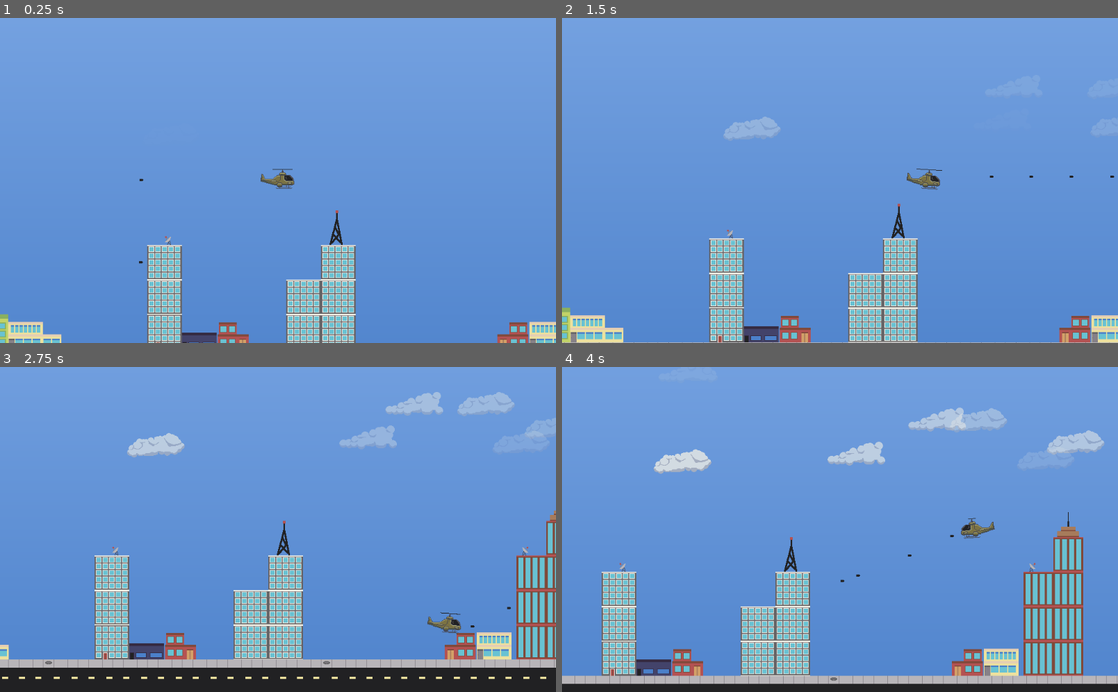
Above: before the commit, frames 1-4 (two rows, left to right).
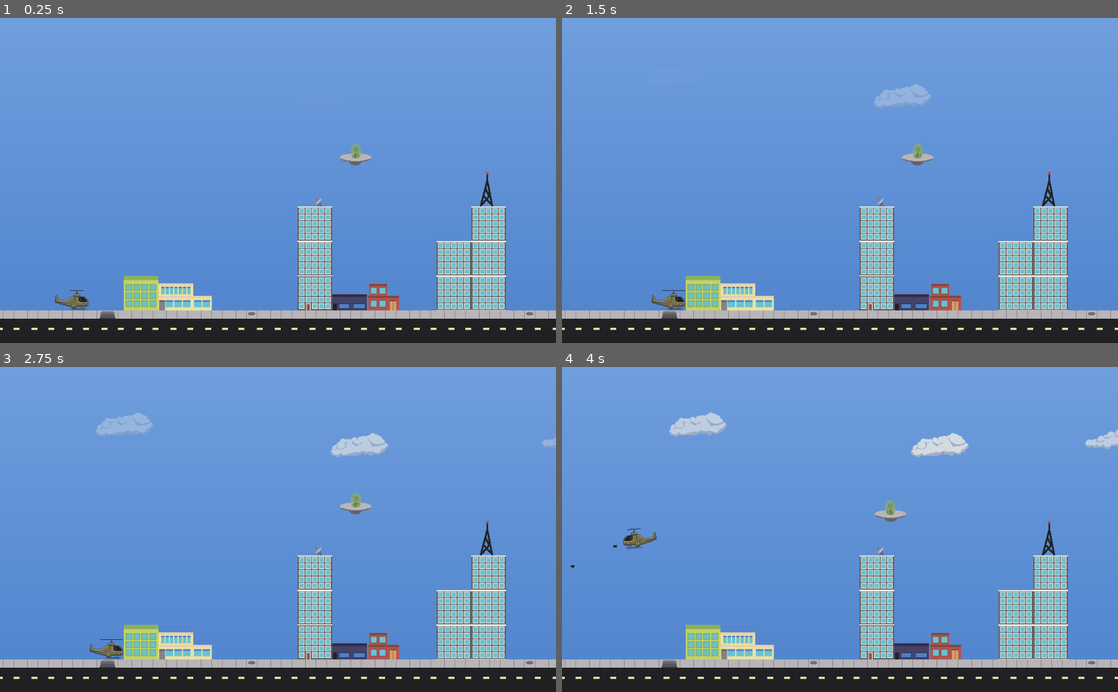
Above: after the commit, the same moments.

Repository: CodeChomper/InevitableDefense
Game: Godot game, scene res://Map.tscn
Same seed, same stepped clock (60 frames per second), same inputs: the game is played once before the commit and once after it.
Inputs:
- Up to frame 1 (0.25 s): no input
- Up to frame 2 (1.5 s): tap Enter at 0.5 s; hold D (right) 0.53-1.28 s; hold Space (shoot) 0.53-1.28 s; hold S (down) from 1.28 s (still down); tap Space (shoot) at 1.35 s
- Up to frame 3 (2.75 s): release S (down) at 2.03 s; hold D (right) from 2.03 s (still down); hold Space (shoot) from 2.03 s (still down)
- Up to frame 4 (4 s): release D (right) at 2.78 s; release Space (shoot) at 2.78 s; hold W (up) 2.78-3.53 s; tap Space (shoot) at 2.85 s; hold A (left) from 3.53 s (still down); hold Space (shoot) from 3.53 s (still down)

The runs differ from the first frame. In frame 1, 20% of the frame differs, in the area x 0-100%, y 38-100%; in frame 2, 21%; in frame 3, 19%; in frame 4, 24%, in the area x 0-100%, y 12-98%.

Commit message:
Working on Aliens

Diff:
--- /dev/null
+++ b/Alien/Alien.gd
@@ -0,0 +1,38 @@
+extends KinematicBody2D
+
+
+# Declare member variables here. Examples:
+# var a = 2
+# var b = "text"
+var heli
+var _health = 100
+var velocity = Vector2()
+
+# Called when the node enters the scene tree for the first time.
+func _ready():
+	heli = get_parent().find_node("Heli")
+	pass # Replace with function body.
+
+func take_damage(damage):
+	_health -= damage
+	if _health <= 0:
+		die()
+
+# Called every frame. 'delta' is the elapsed time since the previous frame.
+func _physics_process(delta):
+	if heli != null and global_position.distance_to(heli.global_position) < 500:
+		# follow player
+		velocity = global_position.direction_to(heli.global_position)
+		velocity *= 1.25
+		pass
+	if velocity.x < 0:
+		$Sprite.flip_h = true
+	else:
+		$Sprite.flip_h = false
+
+	move_and_collide(velocity)
+#	pass
+
+
+func die():
+	queue_free()
--- /dev/null
+++ b/Alien/Alien.tscn
@@ -0,0 +1,16 @@
+[gd_scene load_steps=3 format=2]
+
+[ext_resource path="res://Alien/Alien.png" type="Texture" id=1]
+[ext_resource path="res://Alien/Alien.gd" type="Script" id=2]
+
+[node name="Alien" type="KinematicBody2D"]
+collision_layer = 32
+collision_mask = 62
+script = ExtResource( 2 )
+
+[node name="Sprite" type="Sprite" parent="."]
+texture = ExtResource( 1 )
+
+[node name="CollisionPolygon2D" type="CollisionPolygon2D" parent="."]
+position = Vector2( 0, -7 )
+polygon = PoolVector2Array( -29, 6, -25, 3, -11, 0, -9, 0, -9, -8, -6, -14, -2, -17, 3, -17, 7, -14, 10, -8, 10, 0, 11, 0, 25, 3, 29, 6, 29, 10, 25, 13, 18, 15, 11, 16, 7, 21, 0, 22, -8, 21, -12, 16, -18, 15, -25, 13, -29, 10 )
--- /dev/null
+++ b/Alien/Laser.tscn
@@ -0,0 +1,16 @@
+[gd_scene load_steps=3 format=2]
+
+[ext_resource path="res://Alien/laser.png" type="Texture" id=1]
+
+[sub_resource type="CapsuleShape2D" id=1]
+radius = 3.0
+height = 10.0
+
+[node name="Laser" type="KinematicBody2D"]
+
+[node name="Sprite" type="Sprite" parent="."]
+texture = ExtResource( 1 )
+
+[node name="CollisionShape2D" type="CollisionShape2D" parent="."]
+rotation = 1.5708
+shape = SubResource( 1 )
--- a/Heli/Bullet.gd
+++ b/Heli/Bullet.gd
@@ -2,13 +2,21 @@
 
 export (float) var SPEED = 10
 var velocity = Vector2(SPEED, 0)
+var fliped = false
+
 
 func _physics_process(delta):
+	if !fliped and velocity.x < 0:
+		$Sprite.flip_h = true
+		fliped = !fliped
+
+
+
 	var other = move_and_collide(velocity)
 
 	if other != null:
 		if other.collider.has_method("take_damage"):
-			other.collider.take_damage(10)
+			other.collider.take_damage(25)
 			print("delt damage")
 		print("hit")
 		queue_free()
--- a/Heli/Bullet.tscn
+++ b/Heli/Bullet.tscn
@@ -6,9 +6,9 @@
 [sub_resource type="RectangleShape2D" id=1]
 extents = Vector2( 3.5, 2 )
 
-[node name="KinematicBody2D" type="KinematicBody2D"]
+[node name="Bullet" type="KinematicBody2D"]
 collision_layer = 0
-collision_mask = 30
+collision_mask = 62
 script = ExtResource( 2 )
 
 [node name="Sprite" type="Sprite" parent="."]
--- a/Heli/Heli.gd
+++ b/Heli/Heli.gd
@@ -8,7 +8,7 @@
 var MAX_SPEED = 200
 var velocity = Vector2()
 var can_shoot = false
-var bullet_scene = load("res://Heli/bullet.tscn")
+var bullet_scene = load("res://Heli/Bullet.tscn")
 
 # Called when the node enters the scene tree for the first time.
 func _ready():
--- a/Heli/Heli.tscn
+++ b/Heli/Heli.tscn
@@ -31,7 +31,7 @@
 
 [node name="AnimatedSprite" type="AnimatedSprite" parent="."]
 frames = SubResource( 1 )
-frame = 4
+frame = 3
 playing = true
 
 [node name="CollisionShape2D" type="CollisionShape2D" parent="."]
--- a/Map.tscn
+++ b/Map.tscn
@@ -3,7 +3,7 @@
 [ext_resource path="res://Heli/Heli.tscn" type="PackedScene" id=1]
 [ext_resource path="res://TileSet/Tiles/City.png" type="Texture" id=2]
 [ext_resource path="res://Clouds/CloudSpawner.tscn" type="PackedScene" id=3]
-[ext_resource path="res://Heli/Bullet.tscn" type="PackedScene" id=4]
+[ext_resource path="res://Alien/Alien.tscn" type="PackedScene" id=4]
 
 [sub_resource type="Gradient" id=9]
 colors = PoolColorArray( 0.294118, 0.501961, 0.792157, 1, 0.538834, 0.700316, 0.925781, 1 )
@@ -402,12 +402,6 @@
 
 [node name="Node2D" type="Node2D"]
 
-[node name="KinematicBody2D" parent="." instance=ExtResource( 4 )]
-position = Vector2( 288, 328 )
-
-[node name="KinematicBody2D2" parent="." instance=ExtResource( 4 )]
-position = Vector2( 287, 480 )
-
 [node name="SkyGradiant" type="Sprite" parent="."]
 position = Vector2( 1354, 216 )
 rotation = -1.5708
@@ -426,9 +420,12 @@
 collision_mask = 0
 format = 1
 tile_data = PoolIntArray( 327700, 11, 0, 393223, 5, 0, 393228, 6, 0, 393235, 536870917, 0, 393236, 10, 0, 458759, 4, 0, …(1287 unchanged characters)…
+__meta__ = {
+"_edit_lock_": true
+}
 
 [node name="Heli" parent="." instance=ExtResource( 1 )]
-position = Vector2( 689, 329 )
+position = Vector2( 33, 624 )
 
 [node name="CloudSpawner" parent="." instance=ExtResource( 3 )]
 position = Vector2( -173, 240 )
@@ -440,7 +437,14 @@
 [node name="Roof" type="Area2D" parent="." groups=["Roof"]]
 collision_layer = 16
 collision_mask = 0
+__meta__ = {
+"_edit_group_": true,
+"_edit_lock_": true
+}
 
 [node name="CollisionShape2D" type="CollisionShape2D" parent="Roof"]
 position = Vector2( 1453, -55 )
 shape = SubResource( 11 )
+
+[node name="Alien" parent="." instance=ExtResource( 4 )]
+position = Vector2( 555, 357 )
--- a/project.godot
+++ b/project.godot
@@ -50,6 +50,7 @@
 "deadzone": 0.5,
 "events": [ Object(InputEventKey,"resource_local_to_scene":false,"resource_name":"","device":0,"alt":false,"shift":false,"control":false,"meta":false,"command":false,"pressed":false,"scancode":0,"physical_scancode":32,"unicode":0,"echo":false,"script":null)
 , Object(InputEventMouseButton,"resource_local_to_scene":false,"resource_name":"","device":0,"alt":false,"shift":false, …(202 unchanged characters)…
+, Object(InputEventKey,"resource_local_to_scene":false,"resource_name":"","device":0,"alt":false,"shift":false,"control":false,"meta":false,"command":false,"pressed":false,"scancode":0,"physical_scancode":70,"unicode":0,"echo":false,"script":null)
  ]
 }
 
@@ -60,6 +61,7 @@
 2d_physics/layer_3="Sides"
 2d_physics/layer_4="PlayerCollision"
 2d_physics/layer_5="Roof"
+2d_physics/layer_6="Alien"
 
 [physics]
 
Binary file added: Alien/Alien.png
Not shown, added: Alien/Alien.png.import
Binary file added: Alien/laser.png
Not shown, added: Alien/laser.png.import
Binary file added: RawArt/Alien01.aseprite
